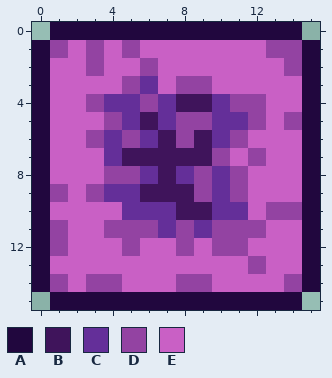
A pixel-art sprite gets an edit: Items/Verdant/Blocks/Walls/PuffWallItem.png. The first picture shows the starting point.
The file is 32x32 pixels, drawn in blocks of 2x2; one block is one cell here.
Palette (. is transparent): A #21073e  B #3f145b  C #642f99  D #9343a2  E #c960c5
Pixels before, first column x 0:
 0 .AAAAAAAAAAAAAA.
 1 ADEDEDEEEEEEEDDA
 2 AEEDEEDEEEEEEEDA
 3 AEEEEDCEDDEEEEEA
 4 AEEDCCDCBBCDDEEA
 5 AEEEDCBCDDCCDEDA
 6 AEEDCDCBDBCDEEEA
 7 AEEECBBBBBDEDEEA
 8 AEEEDDCBCDCDEEEA
 9 ADEDCCBBBDCDEEEA
10 AEEEECCCBBCCEDDA
11 ADEEDDDCDCDDDEEA
12 ADEEEDEEDEDDEEEA
13 AEEEEEEEEEEEDEEA
14 ADEDDEEEDDEEEEDA
15 .AAAAAAAAAAAAAA.
The same view after the edit:
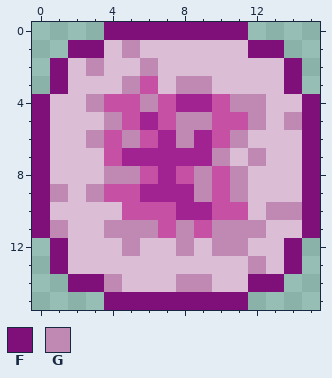
Colours new in this view: F #801079  G #bf89b3
What changed:
colour B: #3f145b -> #a12391
colour C: #642f99 -> #c650a4
colour E: #c960c5 -> #dbbed5
y 0: x 1..14 AAAAAAAAAAAAAA -> ...FFFFFFFF...
y 1: x 0..3 ADED -> ..FF; x 5 D -> G; x 12..15 EDDA -> FF..
y 2: x 0..1 AE -> .F; x 3 D -> G; x 6 D -> G; x 14..15 DA -> F.
y 3: x 0..1 AE -> .F; x 5 D -> G; x 8..9 DD -> GG; x 14..15 EA -> F.
y 4: x 0 A -> F; x 3 D -> G; x 6 D -> G; x 11..12 DD -> GG; x 15 A -> F
y 5: x 0 A -> F; x 4 D -> G; x 8..9 DD -> GG; x 12 D -> G; x 14..15 DA -> GF
y 6: x 0 A -> F; x 3 D -> G; x 5 D -> G; x 8 D -> G; x 11 D -> G; x 15 A -> F
y 7: x 0 A -> F; x 10 D -> G; x 12 D -> G; x 15 A -> F
y 8: x 0 A -> F; x 4..5 DD -> GG; x 9 D -> G; x 11 D -> G; x 15 A -> F
y 9: x 0..1 AD -> FG; x 3 D -> G; x 9 D -> G; x 11 D -> G; x 15 A -> F
y 10: x 0 A -> F; x 13..15 DDA -> GGF
y 11: x 0..1 AD -> FG; x 4..6 DDD -> GGG; x 8 D -> G; x 10..12 DDD -> GGG; x 15 A -> F
y 12: x 0..1 AD -> .F; x 5 D -> G; x 8 D -> G; x 10..11 DD -> GG; x 14..15 EA -> F.
y 13: x 0..1 AE -> .F; x 12 D -> G; x 14..15 EA -> F.
y 14: x 0..4 ADEDD -> ..FFG; x 8..9 DD -> GG; x 12..15 EEDA -> FF..
y 15: x 1..14 AAAAAAAAAAAAAA -> ...FFFFFFFF...
Boxes around the changes in both pictures, in picture pixels (x1, y1, x2, y2):
changed: (32, 22, 320, 310)
